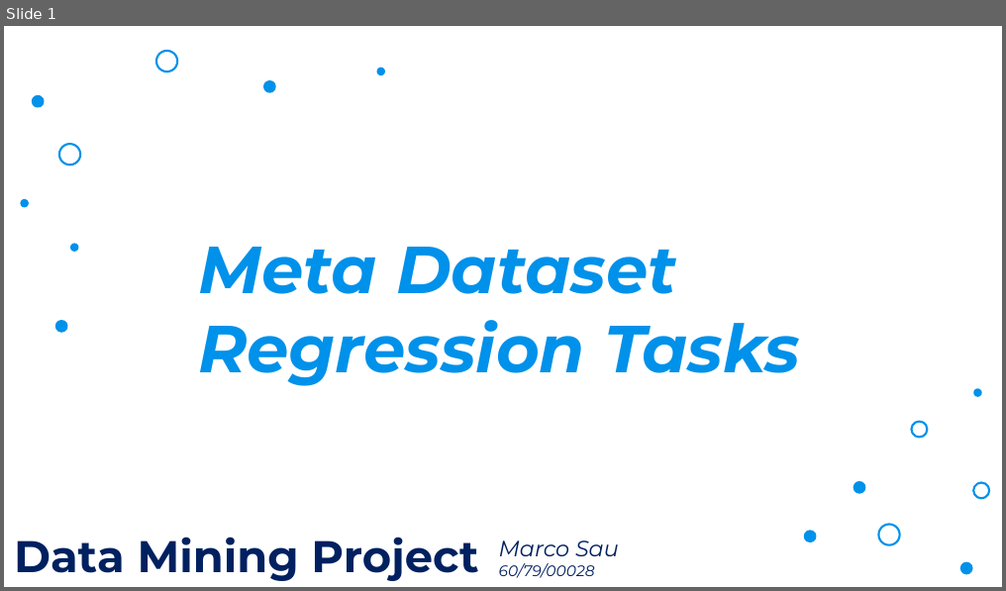
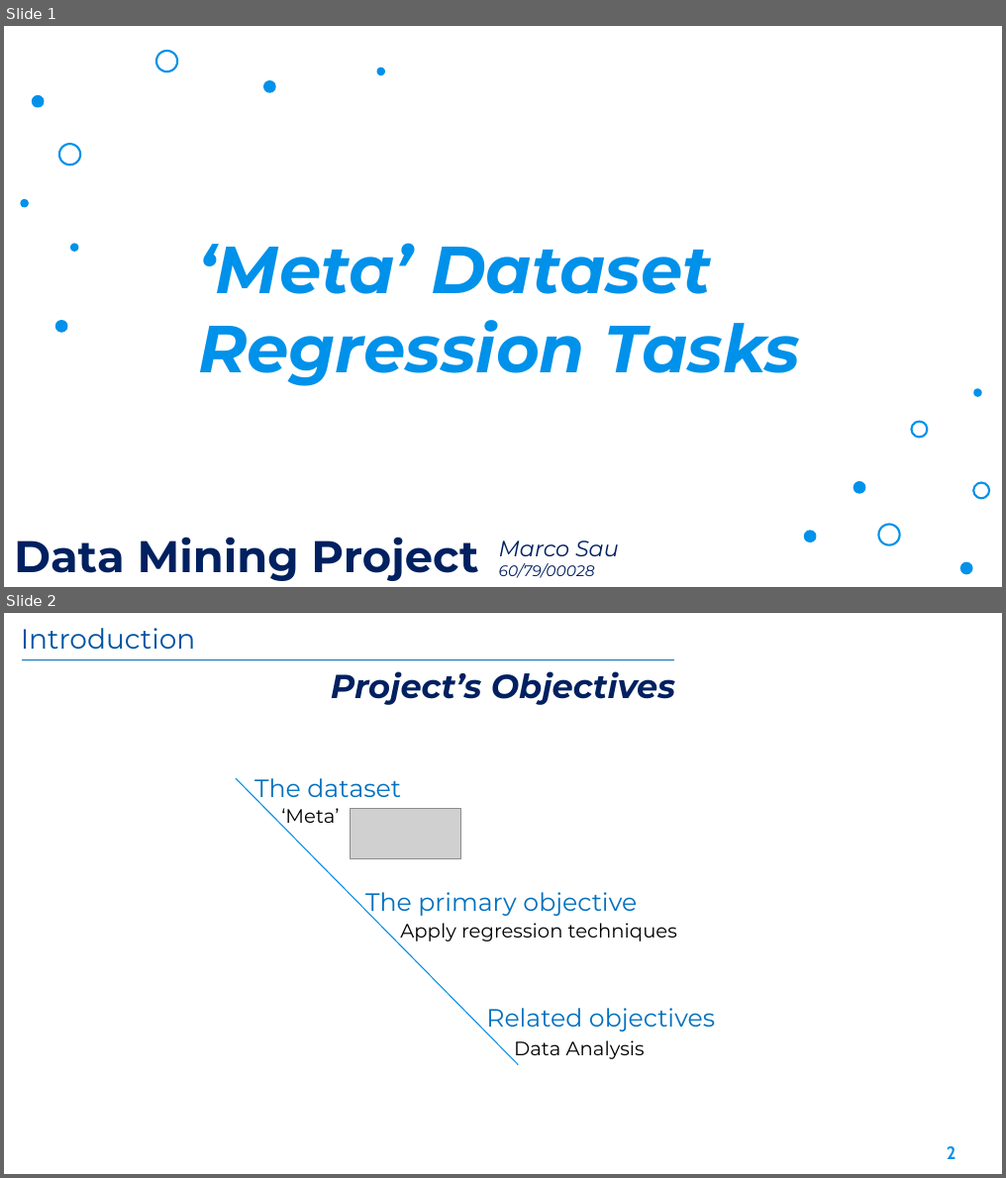
Before and after one commit to Marco-Sau/Meta-Dataset-Regression, a slide deck: Docs/Presentation.pptx. Shown one above the other, each under a label of ours: slide 1 before the commit, slides 1 and 2 after it. The pictures are 1006x591 and 1006x1178 pixels, drawn with LibreOffice and Linux fonts; fonts in the diff are those of the drawing; grey boxes stand for pictures; background and template pictures are left out. Boxes give left, top, right and bottom in pixels: in the first picture for what was removed or moved away, otherwise in the second. Text is boxed around its words. In the diff, an @@ line names an element or a change of style, - is before the commit and + after.

```diff
--- a/Docs/Presentation.pptx
+++ b/Docs/Presentation.pptx
@@ slide 2 added at (4,613,1002,1174), background picture (left out) @@
@@ text added at (21,628,196,649), 20 pt, text #0053A3 @@
+Introduction
@@ line added from (22, 660) to (674, 660), #92D050 0.75 pt @@
@@ text added at (331,671,675,705), 24 pt, text #002060, bold, italic @@
+Project’s Objectives
@@ line added from (236, 778) to (518, 1065), #008EE5 0.75 pt @@
@@ text added at (254,778,401,803), 18 pt, text #0070C0 @@
+The dataset
@@ text added at (281,808,339,828), 14 pt, text #000000 @@
+‘Meta’
@@ picture added at (350,809,461,860) @@
@@ text added at (365,892,637,917), 18 pt, text #0070C0 @@
+The primary objective
@@ text added at (400,923,677,942), 14 pt, text #000000 @@
+Apply regression techniques
@@ text added at (486,1008,715,1034), 18 pt, text #0070C0 @@
+Related objectives
@@ text added at (514,1041,645,1060), 14 pt, text #000000 @@
+Data Analysis
@@ page number added at (946,1147,956,1159), 13 pt, text #0091EA, bold @@
+2
@@ slide 1 changed as well @@
@@ text at (198,243,711,294): text changed @@
-Meta Dataset
+‘Meta’ Dataset
```
Also in this commit, not shown: 1 other slide changed, 15 other slides added, 15 slides removed, 1 other file.
